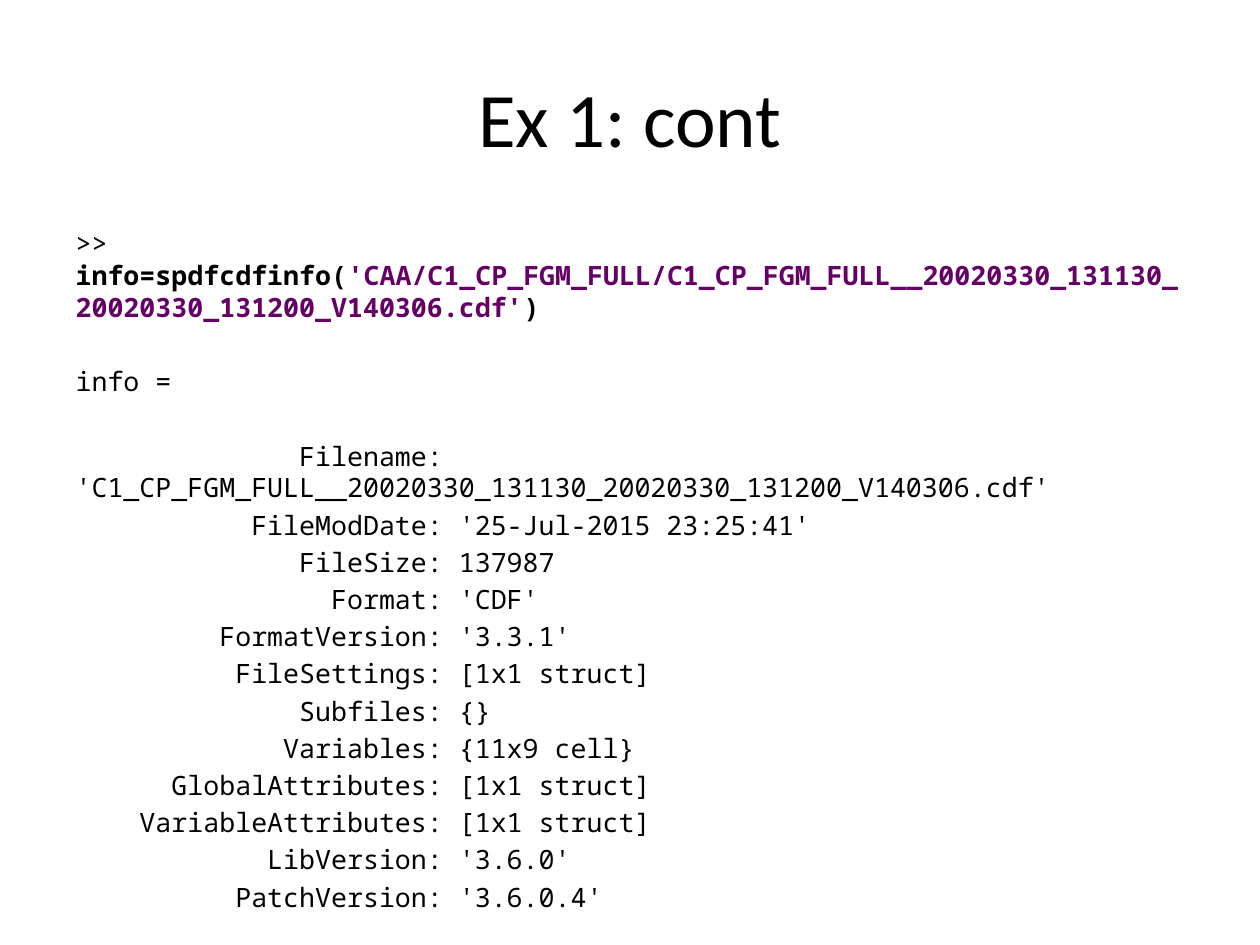
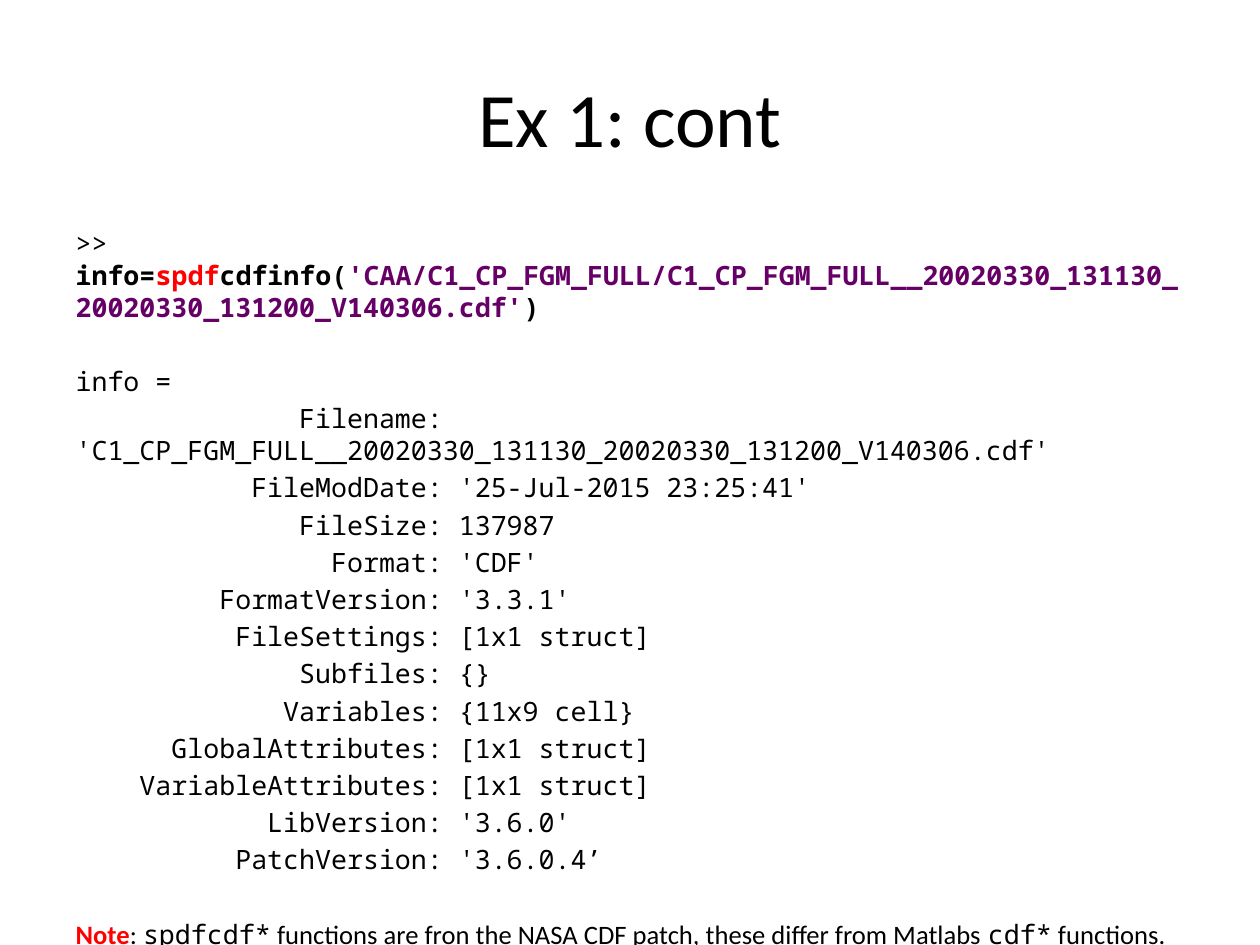
Before and after one commit to irfu/Nordita_Magnetic_Reconnection_School_2015, a slide deck: slide 6 of Lectures/Lecture_1.pptx. Drawn at 1260x945 pixels with LibreOffice and Linux fonts; fonts in the diff are those of the drawing. Boxes give left, top, right and bottom in pixels: in the first picture for what was removed or moved away, otherwise in the second. Text is boxed around its words. In the diff, an @@ line names an element or a change of style, - is before the commit and + after.

```diff
--- a/Lectures/Lecture_1.pptx
+++ b/Lectures/Lecture_1.pptx
@@ text at <box>76,264,1178,322</box>: text colour #000000 to #FF0000 in "info=spdfcdfinfo('CAA/C1_CP_FGM_FULL/C1_CP_FGM_FULL__2002033 ..." @@
@@ text at <box>76,848,1165,945</box>: text changed; font Noto Sans Mono to Calibri @@
-PatchVersion: '3.6.0.4'
+PatchVersion: '3.6.0.4’
+Note: spdfcdf* functions are fron the NASA CDF patch, these differ from Matlabs cdf* functions.
```
Also in this commit, not shown: 6 other slides changed, 1 slide removed, 1 other file.
